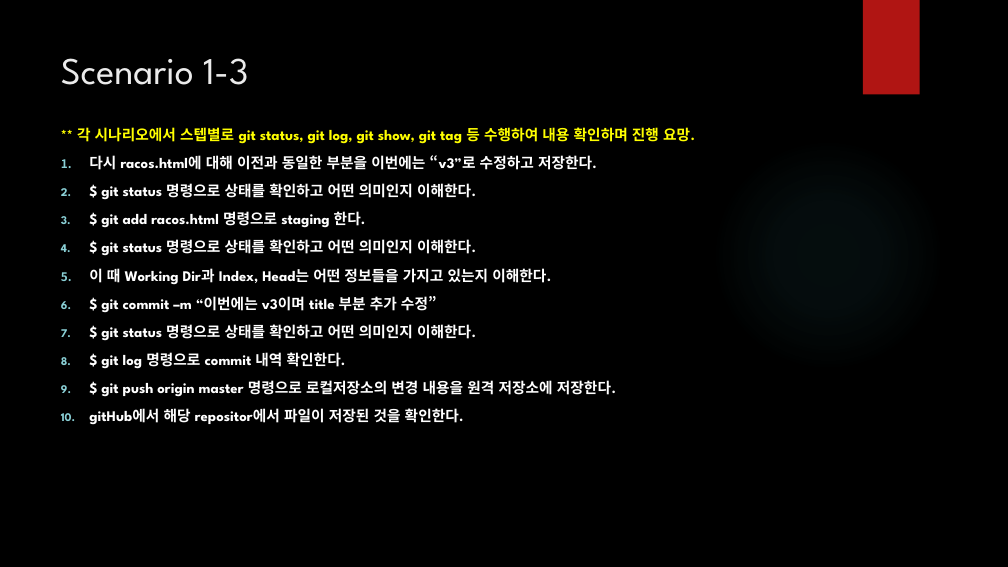
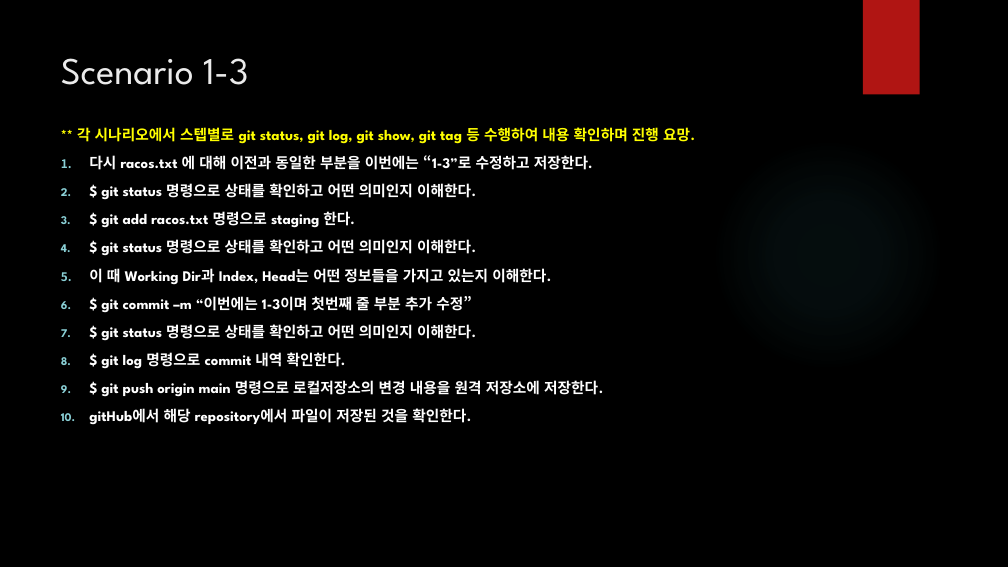
Before and after one commit to iredseal/Learning, a slide deck: slide 13 of Tools/git/SW 형상 관리.pptx. Drawn at 1008x567 pixels with LibreOffice and Linux fonts; fonts in the diff are those of the drawing; background and template pictures are left out. Boxes give left, top, right and bottom in pixels: in the first picture for what was removed or moved away, otherwise in the second. Text is boxed around its words. In the diff, an @@ line names an element or a change of style, - is before the commit and + after.

```diff
--- a/Tools/git/SW 형상 관리.pptx
+++ b/Tools/git/SW 형상 관리.pptx
@@ text at (89, 155, 593, 170): text changed @@
-1. 다시 racos.html에 대해 이전과 동일한 부분을 이번에는 “v3”로 수정하고 저장한다.
+1. 다시 racos.txt 에 대해 이전과 동일한 부분을 이번에는 “1-3”로 수정하고 저장한다.
@@ text at (101, 211, 355, 228): text changed @@
-3. $ git add racos.html 명령으로 staging 한다.
+3. $ git add racos.txt 명령으로 staging 한다.
@@ text at (101, 294, 472, 313): text changed @@
-6. $ git commit –m “이번에는 v3이며 title 부분 추가 수정”
+6. $ git commit –m “이번에는 1-3이며 첫번째 줄 부분 추가 수정”
@@ text at (89, 380, 603, 425): text changed @@
-9. $ git push origin master 명령으로 로컬저장소의 변경 내용을 원격 저장소에 저장한다.
-10. gitHub에서 해당 repositor에서 파일이 저장된 것을 확인한다.
+9. $ git push origin main 명령으로 로컬저장소의 변경 내용을 원격 저장소에 저장한다.
+10. gitHub에서 해당 repository에서 파일이 저장된 것을 확인한다.
```
Also in this commit, not shown: 15 other slides changed, 3 other files.
